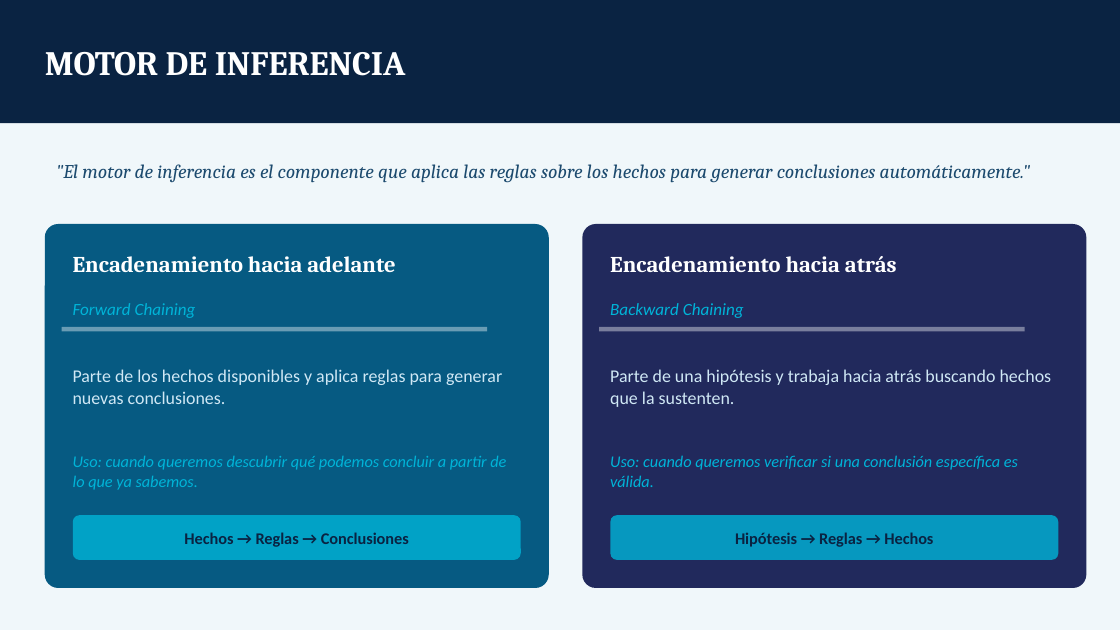
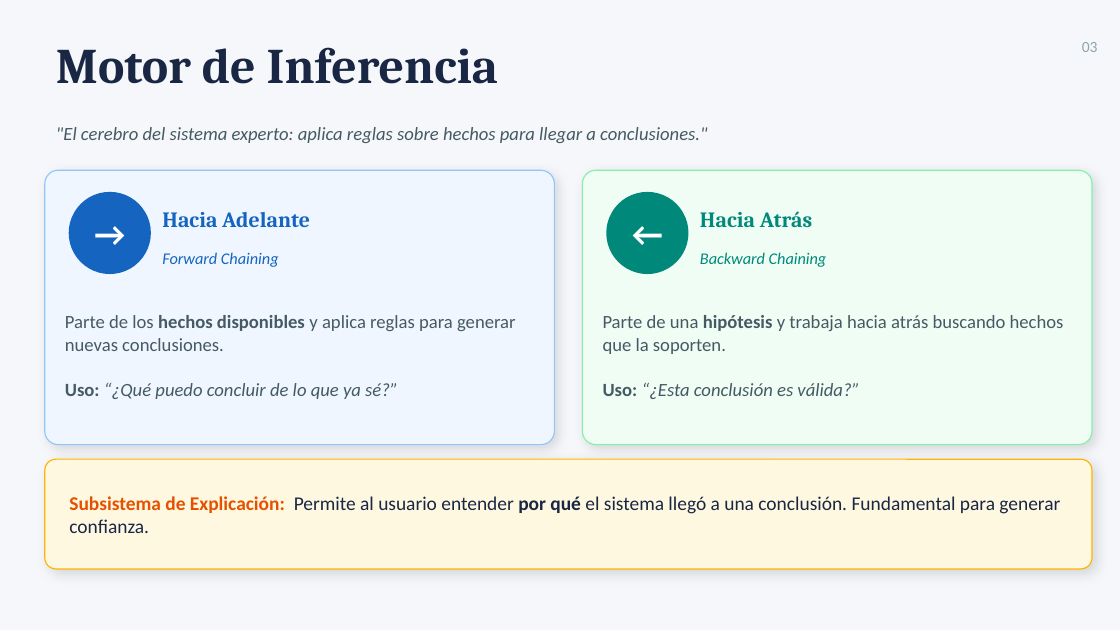
Before and after one commit to FerAlfaro24/SistemasExpertos, a slide deck: slide 4 of se/actividad01/presentacion-se.pptx (slide 5 before the commit). Drawn at 1120x630 pixels with LibreOffice and Linux fonts; fonts in the diff are those of the drawing. Boxes give left, top, right and bottom in pixels: in the first picture for what was removed or moved away, otherwise in the second. Text is boxed around its words. In the diff, an @@ line names an element or a change of style, - is before the commit and + after.

```diff
--- a/se/actividad01/presentacion-se.pptx
+++ b/se/actividad01/presentacion-se.pptx
@@ background #F0F7FA to #F5F7FA @@
@@ rectangle removed at box(0, 0, 1120, 123) @@
@@ text at box(56, 47, 498, 84): text changed; size 22 to 32 pt; text colour #FFFFFF to #1A2744 @@
-MOTOR DE INFERENCIA
+Motor de Inferencia
@@ text added at box(1082, 42, 1098, 52), 10 pt, text #90A4AE @@
+03
@@ text at box(56, 127, 707, 143): text changed; size 12.5 to 12 pt; font Cambria to Calibri; text colour #1C4A6E to #455A64 @@
-"El motor de inferencia es el componente que aplica las reglas sobre los hechos para generar conclusiones automáticamente."
+"El cerebro del sistema experto: aplica reglas sobre hechos para llegar a conclusiones."
@@ rounded rectangle: place and size @@
-rounded rectangle at box(45, 224, 549, 588)
+rounded rectangle at box(45, 170, 554, 445)
@@ rounded rectangle at box(45, 170, 554, 445): fill #065A82 to #EFF6FF; outline none to #93C5FD 0.75 pt; shadow on; proportions changed @@
@@ rounded rectangle: place and size @@
-rounded rectangle at box(582, 224, 1086, 588)
+rounded rectangle at box(582, 170, 1092, 445)
@@ rounded rectangle at box(582, 170, 1092, 445): fill #21295C to #F0FDF4; outline none to #86EFAC 0.75 pt; shadow on; proportions changed @@
@@ ellipse added at box(69, 193, 150, 273), fill #1565C0, outline #1565C0 1 pt @@
@@ text added at box(69, 193, 150, 273), 22 pt, text #FFFFFF, bold @@
+→
@@ ellipse added at box(607, 193, 688, 273), fill #00897B, outline #00897B 1 pt @@
@@ text added at box(607, 193, 688, 273), 22 pt, text #FFFFFF, bold @@
+←
@@ text at box(162, 212, 310, 227): text changed; size 14.5 to 14 pt; text colour #FFFFFF to #1565C0 @@
-Encadenamiento hacia adelante
+Hacia Adelante
@@ text at box(700, 211, 812, 227): text changed; size 14.5 to 14 pt; text colour #FFFFFF to #00897B @@
-Encadenamiento hacia atrás
+Hacia Atrás
@@ text "Forward Chaining": place and size @@
-text "Forward Chaining" at box(73, 303, 196, 318)
+text "Forward Chaining" at box(162, 252, 279, 267)
@@ text "Forward Chaining" at box(162, 252, 279, 267): size 11 to 10.5 pt, text colour #00B4D8 to #1565C0 @@
@@ text "Backward Chaining": place and size @@
-text "Backward Chaining" at box(610, 303, 744, 318)
+text "Backward Chaining" at box(700, 252, 827, 267)
@@ text "Backward Chaining" at box(700, 252, 827, 267): size 11 to 10.5 pt, text colour #00B4D8 to #00897B @@
@@ text "Parte de los hechos disponibles ...": place and size @@
-text "Parte de los hechos disponibles ..." at box(73, 369, 502, 404)
+text "Parte de los hechos disponibles ..." at box(65, 315, 515, 399)
@@ rectangle removed at box(62, 327, 487, 332) @@
@@ text at box(65, 315, 515, 351): size 11.5 to 12 pt, text colour #D0E8F5 to #455A64 in "Parte de los hechos disponibles y aplica ..."; bold on in "hechos disponibles" @@
@@ rectangle removed at box(599, 327, 1025, 332) @@
@@ text at box(603, 315, 1064, 399): text changed; size 11.5 to 12 pt; text colour #D0E8F5 to #455A64 @@
-Parte de una hipótesis y trabaja hacia atrás buscando hechos que la sustenten.
+Parte de una hipótesis y trabaja hacia atrás buscando hechos que la soporten.
+Uso: “¿Esta conclusión es válida?”
@@ text at box(65, 383, 398, 399): paragraph added @@
+Uso: “¿Qué puedo concluir de lo que ya sé?”
@@ rounded rectangle added at box(45, 459, 1092, 569), fill #FFF8E1, outline #FFB300 0.75 pt @@
@@ text removed at box(73, 456, 506, 489) @@
-Uso: cuando queremos descubrir qué podemos concluir a partir de lo que ya sabemos.
@@ text removed at box(610, 455, 1018, 487) @@
-Uso: cuando queremos verificar si una conclusión específica es válida.
@@ text added at box(69, 496, 1060, 533), 12.5 pt, text #1A2744 @@
+Subsistema de Explicación: Permite al usuario entender por qué el sistema llegó a una conclusión. Fundamental para generar confianza.
@@ rounded rectangle removed at box(73, 515, 521, 560) @@
@@ text removed at box(184, 532, 409, 547) @@
-Hechos → Reglas → Conclusiones
@@ rounded rectangle removed at box(610, 515, 1058, 560) @@
@@ text removed at box(735, 532, 933, 547) @@
-Hipótesis → Reglas → Hechos
```
Also in this commit, not shown: 2 other slides changed, 4 slides added, 5 slides removed, 2 other files.
